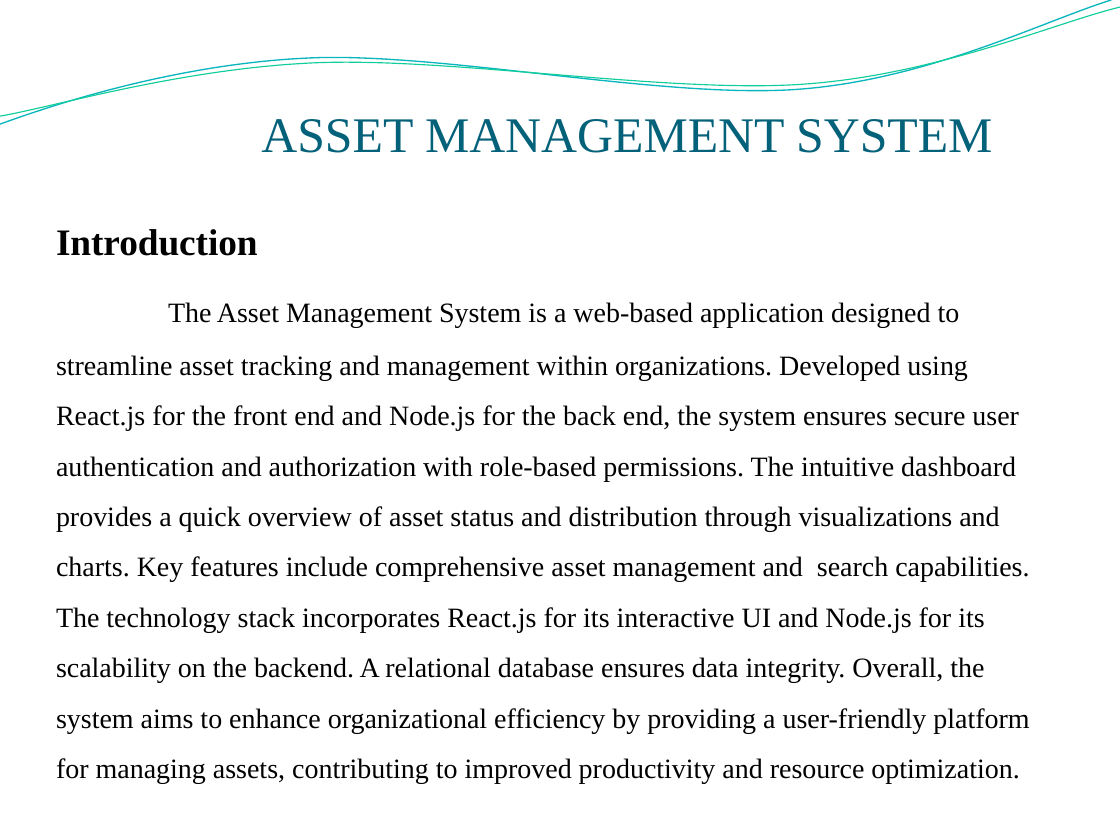
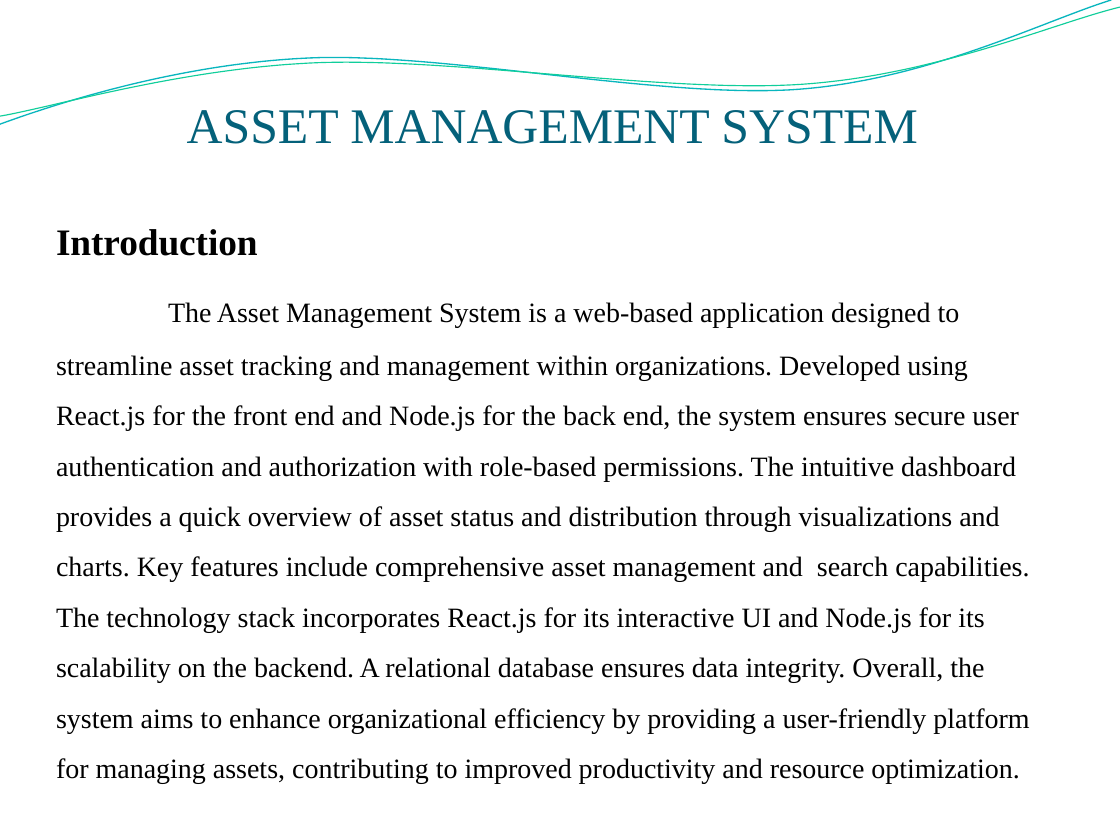
Before and after one commit to surya0811/Assetmanagement1, a slide deck: slide 3 of reports/ppt final.pptx. Drawn at 1120x840 pixels with LibreOffice and Linux fonts; fonts in the diff are those of the drawing; background and template pictures are left out. Boxes give left, top, right and bottom in pixels: in the first picture for what was removed or moved away, otherwise in the second. Text is boxed around its words. In the diff, an @@ line names an element or a change of style, - is before the commit and + after.

```diff
--- a/reports/ppt final.pptx
+++ b/reports/ppt final.pptx
@@ title "ASSET MANAGEMENT SYSTEM": place and size @@
-title "ASSET MANAGEMENT SYSTEM" at (261,119,992,153)
+title "ASSET MANAGEMENT SYSTEM" at (187,110,917,144)
```
Also in this commit, not shown: 2 other slides changed, 2 slides added, 2 slides removed.
